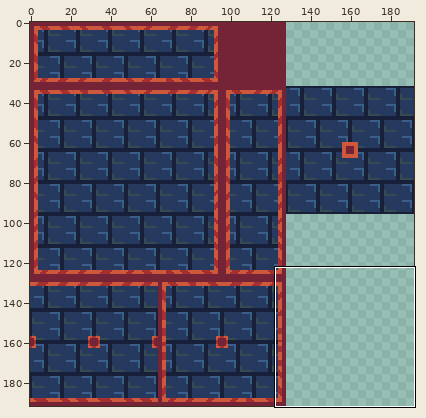
One commit to this pixel-art file: Assets/Sprites/Castle_Tileset.aseprite. The first picture is a wide view before the edit; the outline marks the close-up.
Close-up. As it was:
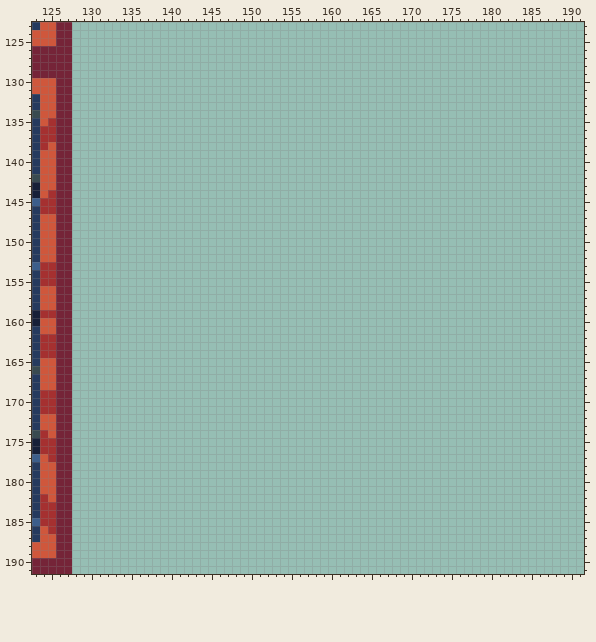
192x192 pixels, 1 frame. Shown: x 123..191, y 123..191. The commit also changed other parts of the picture, which this record leaves out.
The result:
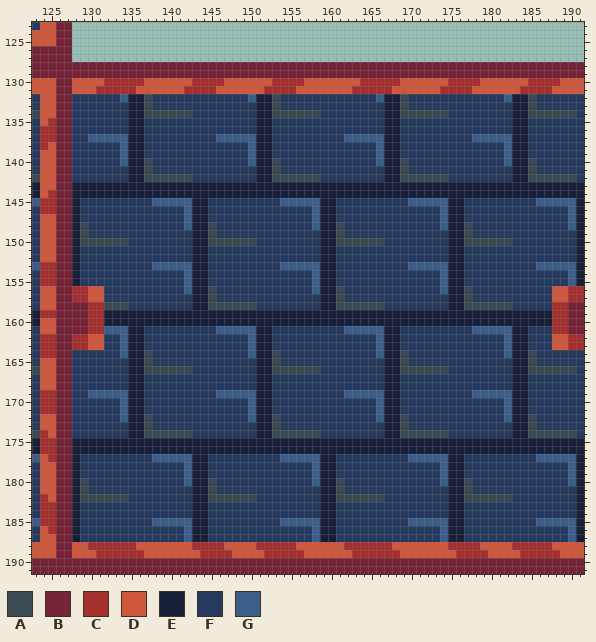
Palette (. is transparent): A #394a50  B #752438  C #a53030  D #cf573c  E #172038  F #253a5e  G #3c5e8b
Change:
Layers "Layer 3", "Layer 2":
y 128..129: x 128..191 ................................................................ -> BBBBBBBBBBBBBBBBBBBBBBBBBBBBBBBBBBBBBBBBBBBBBBBBBBBBBBBBBBBBBBBB
y 130: x 128..191 ................................................................ -> DDDDCCCCCDDDDDDCCCCDDDDDDCCCCDDDDDDDCCCCCDDDDDDCCCCDDDDDDCCCCDDD
y 131: x 128..191 ................................................................ -> DDDCCCCCDDDDDDCCCCDDDDDDCCCCDDDDDDDCCCCCDDDDDDCCCCDDDDDDCCCCDDDD
y 132: x 128..191 ................................................................ -> FFFFFFGEEAFFFFFFFFFFFFGEEAFFFFFFFFFFFFGEEAFFFFFFFFFFFFGEEAFFFFFF
y 133: x 128..191 ................................................................ -> FFFFFFFEEAFFFFFFFFFFFFFEEAFFFFFFFFFFFFFEEAFFFFFFFFFFFFFEEAFFFFFF
y 134: x 128..191 ................................................................ -> FFFFFFFEEAAAAAAFFFFFFFFEEAAAAAAFFFFFFFFEEAAAAAAFFFFFFFFEEAAAAAAF
y 135..136: x 128..191 ................................................................ -> FFFFFFFEEFFFFFFFFFFFFFFEEFFFFFFFFFFFFFFEEFFFFFFFFFFFFFFEEFFFFFFF
y 137: x 128..191 ................................................................ -> FFGGGGGEEFFFFFFFFFGGGGGEEFFFFFFFFFGGGGGEEFFFFFFFFFGGGGGEEFFFFFFF
y 138..139: x 128..191 ................................................................ -> FFFFFFGEEFFFFFFFFFFFFFGEEFFFFFFFFFFFFFGEEFFFFFFFFFFFFFGEEFFFFFFF
y 140: x 128..191 ................................................................ -> FFFFFFGEEAFFFFFFFFFFFFGEEAFFFFFFFFFFFFGEEAFFFFFFFFFFFFGEEAFFFFFF
y 141: x 128..191 ................................................................ -> FFFFFFFEEAFFFFFFFFFFFFFEEAFFFFFFFFFFFFFEEAFFFFFFFFFFFFFEEAFFFFFF
y 142: x 128..191 ................................................................ -> FFFFFFFEEAAAAAAFFFFFFFFEEAAAAAAFFFFFFFFEEAAAAAAFFFFFFFFEEAAAAAAF
y 143..144: x 128..191 ................................................................ -> EEEEEEEEEEEEEEEEEEEEEEEEEEEEEEEEEEEEEEEEEEEEEEEEEEEEEEEEEEEEEEEE
y 145: x 128..191 ................................................................ -> EFFFFFFFFFGGGGGEEFFFFFFFFFGGGGGEEFFFFFFFFFGGGGGEEFFFFFFFFFGGGGGE
y 146..147: x 128..191 ................................................................ -> EFFFFFFFFFFFFFGEEFFFFFFFFFFFFFGEEFFFFFFFFFFFFFGEEFFFFFFFFFFFFFGE
y 148: x 128..191 ................................................................ -> EAFFFFFFFFFFFFGEEAFFFFFFFFFFFFGEEAFFFFFFFFFFFFGEEAFFFFFFFFFFFFGE
y 149: x 128..191 ................................................................ -> EAFFFFFFFFFFFFFEEAFFFFFFFFFFFFFEEAFFFFFFFFFFFFFEEAFFFFFFFFFFFFFE
y 150: x 128..191 ................................................................ -> EAAAAAAFFFFFFFFEEAAAAAAFFFFFFFFEEAAAAAAFFFFFFFFEEAAAAAAFFFFFFFFE
y 151..152: x 128..191 ................................................................ -> EFFFFFFFFFFFFFFEEFFFFFFFFFFFFFFEEFFFFFFFFFFFFFFEEFFFFFFFFFFFFFFE
y 153: x 128..191 ................................................................ -> EFFFFFFFFFGGGGGEEFFFFFFFFFGGGGGEEFFFFFFFFFGGGGGEEFFFFFFFFFGGGGGE
y 154..155: x 128..191 ................................................................ -> EFFFFFFFFFFFFFGEEFFFFFFFFFFFFFGEEFFFFFFFFFFFFFGEEFFFFFFFFFFFFFGE
y 156: x 128..191 ................................................................ -> CCDDFFFFFFFFFFGEEAFFFFFFFFFFFFGEEAFFFFFFFFFFFFGEEAFFFFFFFFFFDDCC
y 157: x 128..191 ................................................................ -> CCDDFFFFFFFFFFFEEAFFFFFFFFFFFFFEEAFFFFFFFFFFFFFEEAFFFFFFFFFFDDCC
y 158: x 128..191 ................................................................ -> BBCCAAAFFFFFFFFEEAAAAAAFFFFFFFFEEAAAAAAFFFFFFFFEEAAAAAAFFFFFCCBB
y 159..160: x 128..191 ................................................................ -> BBCCEEEEEEEEEEEEEEEEEEEEEEEEEEEEEEEEEEEEEEEEEEEEEEEEEEEEEEEECCBB
y 161: x 128..191 ................................................................ -> BBCCGGGEEFFFFFFFFFGGGGGEEFFFFFFFFFGGGGGEEFFFFFFFFFGGGGGEEFFFCCBB
y 162..163: x 128..191 ................................................................ -> CCDDFFGEEFFFFFFFFFFFFFGEEFFFFFFFFFFFFFGEEFFFFFFFFFFFFFGEEFFFDDCC
y 164: x 128..191 ................................................................ -> FFFFFFGEEAFFFFFFFFFFFFGEEAFFFFFFFFFFFFGEEAFFFFFFFFFFFFGEEAFFFFFF
y 165: x 128..191 ................................................................ -> FFFFFFFEEAFFFFFFFFFFFFFEEAFFFFFFFFFFFFFEEAFFFFFFFFFFFFFEEAFFFFFF
y 166: x 128..191 ................................................................ -> FFFFFFFEEAAAAAAFFFFFFFFEEAAAAAAFFFFFFFFEEAAAAAAFFFFFFFFEEAAAAAAF
y 167..168: x 128..191 ................................................................ -> FFFFFFFEEFFFFFFFFFFFFFFEEFFFFFFFFFFFFFFEEFFFFFFFFFFFFFFEEFFFFFFF
y 169: x 128..191 ................................................................ -> FFGGGGGEEFFFFFFFFFGGGGGEEFFFFFFFFFGGGGGEEFFFFFFFFFGGGGGEEFFFFFFF
y 170..171: x 128..191 ................................................................ -> FFFFFFGEEFFFFFFFFFFFFFGEEFFFFFFFFFFFFFGEEFFFFFFFFFFFFFGEEFFFFFFF
y 172: x 128..191 ................................................................ -> FFFFFFGEEAFFFFFFFFFFFFGEEAFFFFFFFFFFFFGEEAFFFFFFFFFFFFGEEAFFFFFF
y 173: x 128..191 ................................................................ -> FFFFFFFEEAFFFFFFFFFFFFFEEAFFFFFFFFFFFFFEEAFFFFFFFFFFFFFEEAFFFFFF
y 174: x 128..191 ................................................................ -> FFFFFFFEEAAAAAAFFFFFFFFEEAAAAAAFFFFFFFFEEAAAAAAFFFFFFFFEEAAAAAAF
y 175..176: x 128..191 ................................................................ -> EEEEEEEEEEEEEEEEEEEEEEEEEEEEEEEEEEEEEEEEEEEEEEEEEEEEEEEEEEEEEEEE
y 177: x 128..191 ................................................................ -> EFFFFFFFFFGGGGGEEFFFFFFFFFGGGGGEEFFFFFFFFFGGGGGEEFFFFFFFFFGGGGGE
y 178..179: x 128..191 ................................................................ -> EFFFFFFFFFFFFFGEEFFFFFFFFFFFFFGEEFFFFFFFFFFFFFGEEFFFFFFFFFFFFFGE
y 180: x 128..191 ................................................................ -> EAFFFFFFFFFFFFGEEAFFFFFFFFFFFFGEEAFFFFFFFFFFFFGEEAFFFFFFFFFFFFGE
y 181: x 128..191 ................................................................ -> EAFFFFFFFFFFFFFEEAFFFFFFFFFFFFFEEAFFFFFFFFFFFFFEEAFFFFFFFFFFFFFE
y 182: x 128..191 ................................................................ -> EAAAAAAFFFFFFFFEEAAAAAAFFFFFFFFEEAAAAAAFFFFFFFFEEAAAAAAFFFFFFFFE
y 183..184: x 128..191 ................................................................ -> EFFFFFFFFFFFFFFEEFFFFFFFFFFFFFFEEFFFFFFFFFFFFFFEEFFFFFFFFFFFFFFE
y 185: x 128..191 ................................................................ -> EFFFFFFFFFGGGGGEEFFFFFFFFFGGGGGEEFFFFFFFFFGGGGGEEFFFFFFFFFGGGGGE
y 186..187: x 128..191 ................................................................ -> EFFFFFFFFFFFFFGEEFFFFFFFFFFFFFGEEFFFFFFFFFFFFFGEEFFFFFFFFFFFFFGE
y 188: x 128..191 ................................................................ -> DDCCCCCCDDDDDDDCCCCDDDDCCCCCDDDDDDCCCCCCDDDDDDDCCCCDDDDCCCCCDDDD
y 189: x 128..191 ................................................................ -> DDDCCCCCCDDDDDDDCCCCDDDDCCCCCDDDDDDCCCCCCDDDDDDDCCCCDDDDCCCCCDDD
y 190..191: x 128..191 ................................................................ -> BBBBBBBBBBBBBBBBBBBBBBBBBBBBBBBBBBBBBBBBBBBBBBBBBBBBBBBBBBBBBBBB
Changed places in both close-ups, as pixel boxes (x1, y1, x2, y2):
added: (72, 62, 584, 574)
